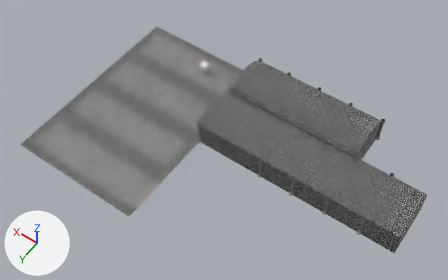
Two versions of the glTF model assets/glb/Level1.glb, one commit apart.
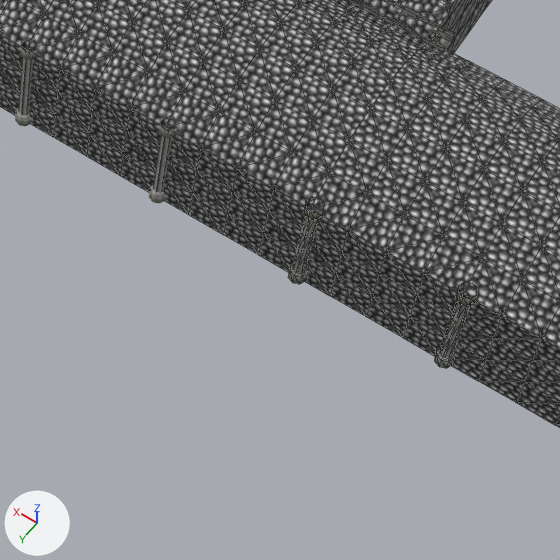
There are two pictures of each version: one whole from a 50 mm camera at (-11.17, 33.29, 55.1) aimed at (12.76, -0.21, 2.45), one close up on the part from 57% to 86% of the width and 53% to 100% of the height. The lights are fixed; the arrows at lower left show +X, +Y and +Z. The close-ups show mesh edges as thin lines. Objects named as collision shapes, trigger or cutter boxes, shadow casters or lower levels of detail are left out. Where no turn or scale is listed for an object, it has been applied to the vertices. Vertices at the same position are counted once.
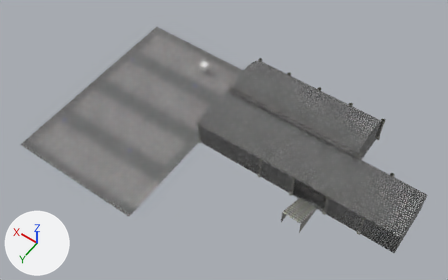
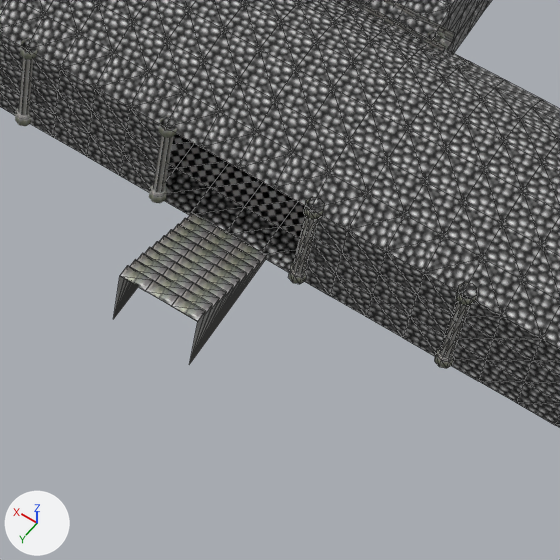
What differs and where, as boxes (x1, y1, x2, y2) in the close-ups (560 x 560 px):
```json
{"object": "Stairs", "change": "added", "after": [114, 212, 267, 365]}
{"part": 1, "of": "me_plane_008", "change": "deleted", "before": [164, 127, 310, 272]}
{"object": "ArchBase.002", "change": "unchanged, uncovered by the edit", "after": [165, 134, 305, 272]}
```

The change, as JSON lines over the scene's bpy script:
```json
{"block": "me_plane_008", "where": "# used by ob_plane_001; location = (-3.0, 0.0, 1.0)"}
{"op": "remove", "block": "me_plane_008", "code": "me_plane_008.from_pydata(...)  # 551 vertices, 956 faces; spans x -5.0..19.0, y -12.0..0.0, z -1.0..3.2"}
{"op": "add", "block": "me_plane_008", "code": "me_plane_008.from_pydata(...)  # 542 vertices, 932 faces; spans x -5.0..19.0, y -12.0..0.0, z -1.0..3.2"}
{"block": "me_plane_008", "change": "me_plane_008 part 1"}
{"block": "me_plane_008", "change": "9 vertices are removed from x 4.0..6.0, y 0.0, z -1.0..1.0"}
{"block": "me_plane_008", "change": "24 faces are deleted"}
{"op": "add", "block": "me_plane_022", "code": ["me_plane_022 = bpy.data.meshes.new('Plane.022')", "me_plane_022.from_pydata(...)  # 86 vertices, 160 faces; spans x -1.07..1.07, y 0.0..3.6, z 0.0..2.0", "me_plane_022.materials.append(mat_atlasmat)  # picture img_atlas_2048x2048_64x64_nopad"]}
{"op": "add", "block": "ob_stairs", "code": ["ob_stairs = bpy.data.objects.new('Stairs', me_plane_022)", "ob_stairs.location = (1.87, 0.0, 0.0)"]}
```
